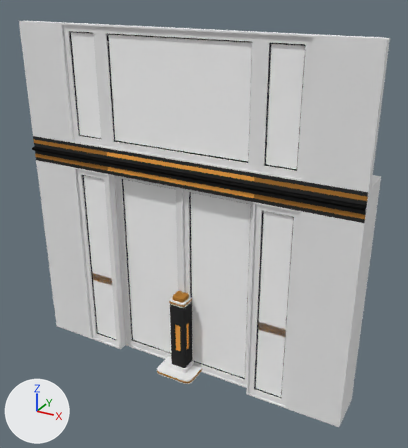
Before and after pictures for a commit that changed the Blender file Assets/Mesh/functional/functional_elements.blend.
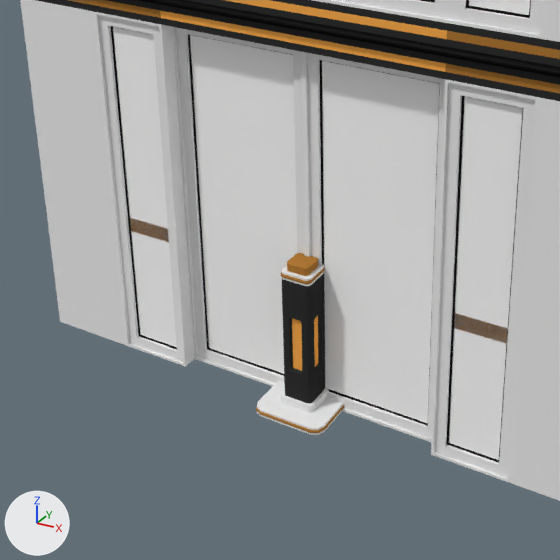
Old and new are each drawn whole from a 50 mm camera at (3.0, -4.88, 4.46) aimed at (0.25, 0.12, 1.96) and again close up on the part from 6% to 77% of the width and 36% to 100% of the height. The axes (+X, +Y, +Z) are drawn at lower left. The lights are the same throughout.

Script lines for the objects in view, before the commit:
```python
ob_interaction_door_01a_base = bpy.data.objects.new('interaction_door_01a_base', me_cube)
ob_interaction_door_01a_base.location = (0.0, 0.0, 0.0)
ob_interaction_door_01a_panel_l = bpy.data.objects.new('interaction_door_01a_panel_L', me_cube_006)
ob_interaction_door_01a_panel_l.location = (0.0, 0.0, 0.0)
ob_interactionbutton_01a = bpy.data.objects.new('interactionbutton_01a', me_plane)
ob_interactionbutton_01a.location = (0.0, 0.0, 0.0)
# also in view: 'interaction_door_01a_panel_R' at (-0.45, 0.17, 1.23)
```
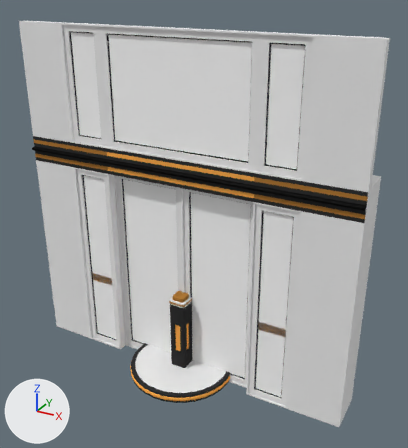
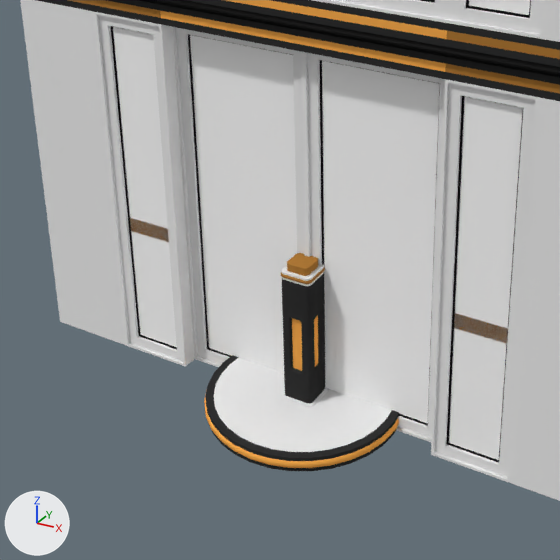
Where the change shows, as pixel boxes [x1, y1, x2, y2] in the close-ups (560 x 560 px):
'interaction_platform_round_m', added
    after: [204, 355, 399, 471]
    faces in mat_universal_furniture_metal_01b (white #eeeeee): [214, 357, 392, 452]
    faces in mat_universal_furniture_metal_01a (black #313131): [205, 355, 399, 471]
    faces in mat_buttoncolor_glow (orange #ffb050): [204, 390, 399, 468]

What changed in the scene script:
```text
Add me_plane_015:
    me_plane_015.from_pydata(...)  # 321 vertices, 320 faces; spans x -0.634..0.634, y -0.634..0.634, z 0.0..0.1
    me_plane_015.polygons.foreach_set('use_smooth', [True] * 320)
    # faces by material slot: [96, 128, 96]
    me_plane_015.materials.append(mat_universal_furniture_metal_01a)  # black #313131
    me_plane_015.materials.append(mat_universal_furniture_metal_01b)  # white #eeeeee
    me_plane_015.materials.append(mat_buttoncolor_glow)  # orange #ffb050
Add ob_interaction_platform_round_m:
    ob_interaction_platform_round_m = bpy.data.objects.new('interaction_platform_round_m', me_plane_015)
    ob_interaction_platform_round_m.location = (0.0, 0.0, 0.0)
```
